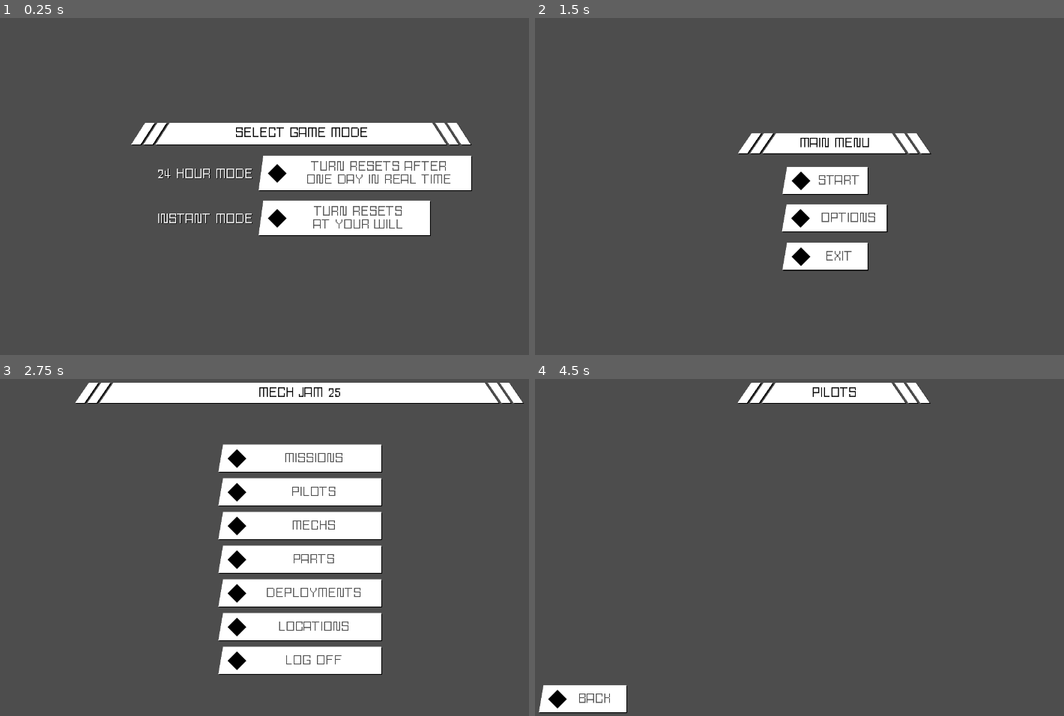
Above: before the commit, frames 1-4 (two rows, left to right).
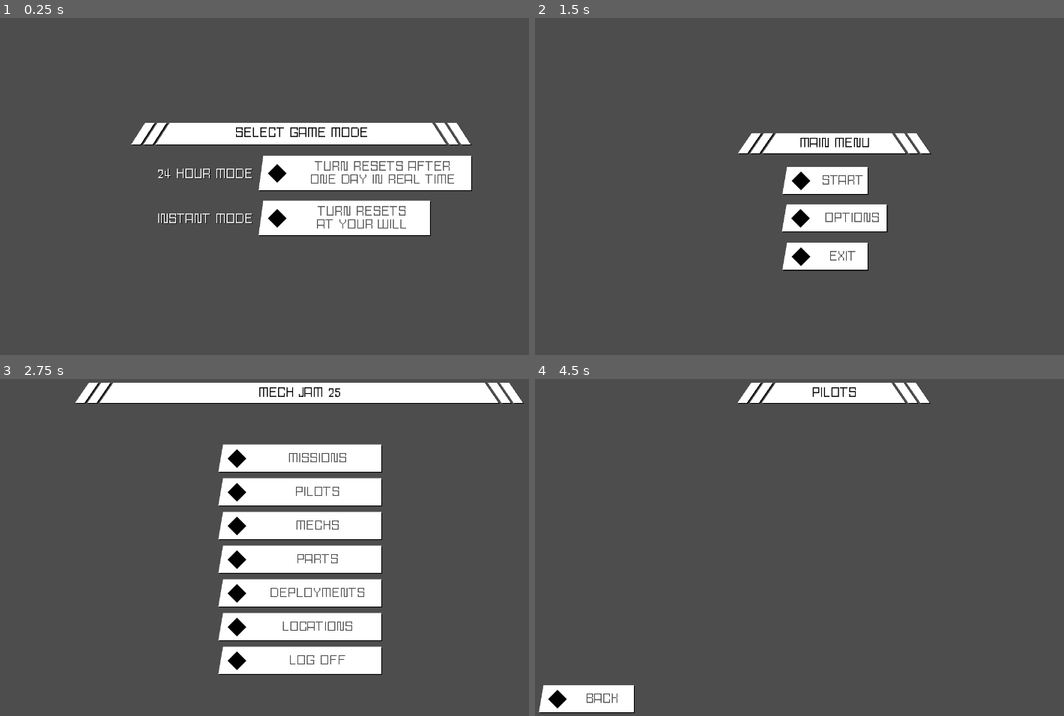
Above: after the commit, the same moments.

Repository: DevEarley/MechJam25
Game: Godot game, scene res://scenes/main-scene.tscn
Two runs of this game, one before a commit and one after it. Both use one fixed random seed, a clock stepped at 60 frames per second and the inputs below.
Inputs:
- Up to frame 1 (0.25 s): no input
- Up to frame 2 (1.5 s): tap Enter at 0.5 s; tap Space (ui_select) at 0.6, 0.77, 1.07 s; click "TURN RESETS AFTER ONE DAY IN …" at 1.25 s
- Up to frame 3 (2.75 s): click "START" at 2 s
- Up to frame 4 (4.5 s): click "MISSIONS" at 2.75 s; click "BACK" at 3.5 s; click "PILOTS" at 4.25 s

The runs differ from the first frame. In frame 1, 1.1% of the frame differs, in the area x 58-86%, y 42-63%; in frame 2, 0.3%; in frame 3, 0.9%; in frame 4, 0.2%.

Commit message:
update for charles

Diff:
--- /dev/null
+++ b/data/mechs_data.cfg
@@ -0,0 +1,18 @@
+[DEFAULTS]
+
+NUMBER_OF_MECHS=10
+
+MECH_0_ID=0
+MECH_0_NAME="OCELOT"
+MECH_0_COST=10000
+MECH_0_BASE_HEALTH=4
+MECH_0_CURRENT_HEALTH=4
+MECH_0_MISSION=1
+MECH_0_STATUS=1 #0=for sale,1=in garage, 2=on_mission, 3=destroyed
+MECH_0_FLAVOR="Great for special ops."
+MECH_0_TYPE=1 #0=defensive,1=special ops,2=aerial
+MECH_0_COMPATIBLE_ENVIRONMENTS=[0,1,2] #Array[ENVIRONMENT_TYPES]  0=swamp,1=underwater, 2=space, ...
+MECH_0_ADDITIONAL_ODDS_OF_SUCCESS=1
+MECH_0_ADDITIONAL_ODDS_OF_FAILURE=1
+MECH_0_ODDS_OF_SUCCESS_REQUIREMENT=2
+MECH_0_ODDS_OF_FAILURE_REQUIREMENT=1
--- /dev/null
+++ b/data/parts_data.cfg
@@ -0,0 +1,25 @@
+[DEFAULTS]
+
+NUMBER_OF_PARTS=10
+
+PART_0_ID=0
+PART_0_NAME="Sword"
+PART_0_FLAVOR="Sharp."
+PART_0_RECYCLE_POWER = 1
+PART_0_SELLING_PRICE = 10
+PART_0_ADDITIONAL_ODDS_OF_SUCCESS = 2 # so if the odds are 1:6 failure, now they are 1:8
+PART_0_ADDITIONAL_ODDS_OF_FAILURE = 1 # so if the odds are 1:6 failure, now they are 1:5
+PART_0_ODDS_OF_FAILURE_REQUIREMENT = 1 #0=none, 1=If they go underwater,2=outerspace,3=...
+PART_0_ODDS_OF_SUCCESS_REQUIREMENT = 1 #0=none, 1=If they go underwater,2=outerspace,3=...
+PART_0_EQUIPTABLE = 1 #enum 0=no, 1 = yes to any type, 2 = only defensive mech-type , 3 = only spcial-op mech-type , 3 = only aerial mech-type
+
+PART_1_ID=0
+PART_1_NAME="Bolts"
+PART_1_FLAVOR="A random assortment."
+PART_1_RECYCLE_POWER = 10
+PART_1_SELLING_PRICE = 0
+PART_1_ADDITIONAL_ODDS_OF_SUCCESS = 0
+PART_1_ADDITIONAL_ODDS_OF_FAILURE = 0
+PART_1_ODDS_OF_FAILURE_REQUIREMENT = 0
+PART_1_ODDS_OF_SUCCESS_REQUIREMENT = 0
+PART_1_EQUIPTABLE = 0
--- /dev/null
+++ b/data/pilots_data.cfg
@@ -0,0 +1,14 @@
+[DEFAULTS]
+
+NUMBER_OF_PILOTS=10
+
+PILOT_0_ID=0
+PILOT_0_NAME="Jack"
+PILOT_0_COST=1000
+PILOT_0_MISSION=1
+PILOT_0_STATUS=1 #0=for hire,1=hired, 2=on_mission, 3=dead
+PILOT_0_FLAVOR="Loves Jill and exploring space. Is afraid of deep water."
+PILOT_0_ADDITIONAL_ODDS_OF_SUCCESS=1
+PILOT_0_ADDITIONAL_ODDS_OF_FAILURE=1
+PILOT_0_ODDS_OF_SUCCESS_REQUIREMENT=2
+PILOT_0_ODDS_OF_FAILURE_REQUIREMENT=1
--- a/globals/GLOBAL_STATE.gd
+++ b/globals/GLOBAL_STATE.gd
@@ -14,3 +14,5 @@
 var MECH_MENU:CanvasLayer;
 var CONVERSATION_SCREEN:CanvasLayer;
 var START_MENU:CanvasLayer
+
+var SPEED = 1.0
--- /dev/null
+++ b/globals/GLOBAL_WAIT.gd
@@ -0,0 +1,31 @@
+extends Node
+
+var current_timers=[];
+
+func _input(event:InputEvent):
+	if(event.is_action_released("ui_select")):
+		for timer:Timer in current_timers:
+			timer.emit_signal("timeout")
+
+func get_current_timers()->int:
+	return current_timers.size()
+
+func for_seconds(seconds: float,skippable=false) -> void: #unskippable
+	var current_timer = Timer.new()
+	add_child(current_timer)
+	if(skippable):
+		current_timers.push_back(current_timer);
+	current_timer.start(seconds / STATE.SPEED)
+	await current_timer.timeout
+	if(skippable):
+		current_timers.erase(current_timer);
+	current_timer.queue_free()
+
+func for_animation(Animation_Player:AnimationPlayer) -> void:
+	var current_timer = Timer.new()
+	add_child(current_timer)
+	current_timers.push_back(current_timer);
+	current_timer.start(Animation_Player.current_animation_length / STATE.SPEED)
+	await current_timer.timeout
+	current_timers.erase(current_timer);
+	current_timer.queue_free()
--- /dev/null
+++ b/materials/world_mat.tres
@@ -0,0 +1,9 @@
+[gd_resource type="ShaderMaterial" load_steps=3 format=3 uid="uid://b1vqp2jv6egmn"]
+
+[ext_resource type="Shader" uid="uid://c013mj5wqs6fo" path="res://shaders/world_shader.tres" id="1_7ayl2"]
+[ext_resource type="Texture2D" uid="uid://ch4hii84rx6mi" path="res://textures/gradients.png" id="2_tkgga"]
+
+[resource]
+render_priority = 0
+shader = ExtResource("1_7ayl2")
+shader_parameter/Texture2DParameter = ExtResource("2_tkgga")
--- a/project.godot
+++ b/project.godot
@@ -19,6 +19,7 @@
 
 SCALED_UI="*res://globals/GLOBAL_SCALED_UI.gd"
 STATE="*res://globals/GLOBAL_STATE.gd"
+WAIT="*res://globals/GLOBAL_WAIT.gd"
 
 [display]
 
--- a/scenes/parts-menu.tscn
+++ b/scenes/parts-menu.tscn
@@ -1,14 +1,52 @@
-[gd_scene load_steps=4 format=3 uid="uid://bkoa56i1h4muo"]
+[gd_scene load_steps=10 format=3 uid="uid://bkoa56i1h4muo"]
 
 [ext_resource type="Script" uid="uid://bxy3br0irscae" path="res://scripts/add-self-to-scaled-ui.gd" id="1_a7qba"]
 [ext_resource type="PackedScene" uid="uid://c4koj71ge37td" path="res://prefabs/back_button.tscn" id="2_2dqvc"]
 [ext_resource type="PackedScene" uid="uid://bunfxp7cx281n" path="res://prefabs/title-bar-wide.tscn" id="2_ardf4"]
+[ext_resource type="PackedScene" uid="uid://dpgf5w3yji5il" path="res://parts-3D/heat-blade.glb" id="3_6v034"]
+[ext_resource type="Theme" uid="uid://nowk0pjebs75" path="res://themes/left-hand-button.tres" id="4_6v034"]
+[ext_resource type="Environment" uid="uid://c7ssmhiiplyg8" path="res://world_environment.tres" id="4_d1idq"]
+
+[sub_resource type="Animation" id="Animation_d1idq"]
+length = 0.001
+tracks/0/type = "value"
+tracks/0/imported = false
+tracks/0/enabled = true
+tracks/0/path = NodePath("Node3D:rotation")
+tracks/0/interp = 1
+tracks/0/loop_wrap = true
+tracks/0/keys = {
+"times": PackedFloat32Array(0),
+"transitions": PackedFloat32Array(1),
+"update": 0,
+"values": [Vector3(0, 0, 0)]
+}
+
+[sub_resource type="Animation" id="Animation_6v034"]
+resource_name = "spin"
+length = 2.5
+loop_mode = 1
+tracks/0/type = "value"
+tracks/0/imported = false
+tracks/0/enabled = true
+tracks/0/path = NodePath("Node3D:rotation")
+tracks/0/interp = 1
+tracks/0/loop_wrap = true
+tracks/0/keys = {
+"times": PackedFloat32Array(0, 2.5),
+"transitions": PackedFloat32Array(1, 1),
+"update": 0,
+"values": [Vector3(0, 0, 0), Vector3(0, 6.28319, 0)]
+}
+
+[sub_resource type="AnimationLibrary" id="AnimationLibrary_qppqj"]
+_data = {
+&"RESET": SubResource("Animation_d1idq"),
+&"spin": SubResource("Animation_6v034")
+}
 
 [node name="Parts-menu" type="CanvasLayer"]
 script = ExtResource("1_a7qba")
-
-[node name="BACK_BUTTON" parent="." instance=ExtResource("2_2dqvc")]
-text = "BACK"
 
 [node name="TITLE" parent="." instance=ExtResource("2_ardf4")]
 anchors_preset = 5
@@ -20,3 +58,45 @@
 offset_bottom = 44.0
 grow_vertical = 1
 text = "[center]PARTS"
+
+[node name="SubViewportContainer" type="SubViewportContainer" parent="."]
+offset_left = 632.0
+offset_top = 64.0
+offset_right = 1232.0
+offset_bottom = 664.0
+
+[node name="SubViewport" type="SubViewport" parent="SubViewportContainer"]
+transparent_bg = true
+handle_input_locally = false
+size = Vector2i(600, 600)
+render_target_update_mode = 4
+
+[node name="Camera3D" type="Camera3D" parent="SubViewportContainer/SubViewport"]
+transform = Transform3D(1, 0, 0, 0, 0.972986, 0.230865, 0, -0.230865, 0.972986, 0, 1.93177, 3.94815)
+environment = ExtResource("4_d1idq")
+
+[node name="AnimationPlayer" type="AnimationPlayer" parent="SubViewportContainer/SubViewport"]
+libraries = {
+&"": SubResource("AnimationLibrary_qppqj")
+}
+autoplay = "spin"
+
+[node name="Node3D" type="Node3D" parent="SubViewportContainer/SubViewport"]
+
+[node name="heat-blade" parent="SubViewportContainer/SubViewport/Node3D" instance=ExtResource("3_6v034")]
+transform = Transform3D(0.976582, -0.215144, -1.5482e-08, 0.215144, 0.976582, -7.1932e-08, 3.05952e-08, 6.69166e-08, 1, 0.186366, 0.066, -1.16733e-07)
+
+[node name="ScrollContainer" type="ScrollContainer" parent="."]
+anchors_preset = 9
+anchor_bottom = 1.0
+offset_top = 56.0
+offset_right = 640.0
+offset_bottom = -74.0
+grow_vertical = 2
+
+[node name="VBoxContainer" type="VBoxContainer" parent="ScrollContainer"]
+custom_minimum_size = Vector2(640, 0)
+layout_mode = 2
+theme = ExtResource("4_6v034")
+
+[node name="BACK_BUTTON" parent="." instance=ExtResource("2_2dqvc")]
--- a/scenes/scaled-ui.tscn
+++ b/scenes/scaled-ui.tscn
@@ -8,6 +8,11 @@
 [node name="SCALED_UI" type="SubViewportContainer" parent="."]
 z_index = 999
 z_as_relative = false
+anchors_preset = 15
+anchor_right = 1.0
+anchor_bottom = 1.0
+grow_horizontal = 2
+grow_vertical = 2
 focus_mode = 0
 script = ExtResource("1_37qo7")
 
--- a/scripts/scale-sub-viewport-container.gd
+++ b/scripts/scale-sub-viewport-container.gd
@@ -13,6 +13,9 @@
 	timer.wait_time = 0.24
 	timer.timeout.connect(_on_view_port_resize_timer_timeout)
 	get_viewport().connect("size_changed", _on_viewport_resize)
+	_on_viewport_resize()
+	await WAIT.for_seconds(0.1)
+	_on_viewport_resize()
 
 func _on_viewport_resize():
 	timer.start()
--- /dev/null
+++ b/shaders/world_shader.tres
@@ -0,0 +1,174 @@
+[gd_resource type="VisualShader" load_steps=18 format=3 uid="uid://c013mj5wqs6fo"]
+
+[sub_resource type="VisualShaderNodeFloatConstant" id="VisualShaderNodeFloatConstant_evsg0"]
+constant = 16.0
+
+[sub_resource type="VisualShaderNodeClamp" id="VisualShaderNodeClamp_vn3cd"]
+default_input_values = [0, Vector3(0, 0, 0), 1, Vector3(0, 0, 0), 2, Vector3(1, 1, 1)]
+op_type = 4
+
+[sub_resource type="VisualShaderNodeVectorOp" id="VisualShaderNodeVectorOp_pus4j"]
+operator = 2
+
+[sub_resource type="VisualShaderNodeVectorCompose" id="VisualShaderNodeVectorCompose_vl8iq"]
+default_input_values = [0, 8.0, 1, 8.0, 2, 8.0]
+
+[sub_resource type="VisualShaderNodeVectorFunc" id="VisualShaderNodeVectorFunc_46w8t"]
+function = 23
+
+[sub_resource type="VisualShaderNodeVectorOp" id="VisualShaderNodeVectorOp_aoqj0"]
+operator = 3
+
+[sub_resource type="VisualShaderNodeInput" id="VisualShaderNodeInput_72vsg"]
+input_name = "color"
+
+[sub_resource type="VisualShaderNodeFloatConstant" id="VisualShaderNodeFloatConstant_olu53"]
+constant = 20.0
+
+[sub_resource type="VisualShaderNodeColorConstant" id="VisualShaderNodeColorConstant_evsg0"]
+constant = Color(0.133333, 0, 1, 1)
+
+[sub_resource type="VisualShaderNodeColorOp" id="VisualShaderNodeColorOp_vn3cd"]
+
+[sub_resource type="VisualShaderNodeTexture2DParameter" id="VisualShaderNodeTexture2DParameter_o0ysy"]
+parameter_name = "Texture2DParameter"
+
+[sub_resource type="VisualShaderNodeTexture" id="VisualShaderNodeTexture_x67dm"]
+source = 5
+
+[sub_resource type="VisualShaderNodeColorOp" id="VisualShaderNodeColorOp_n4itd"]
+default_input_values = [0, Vector3(0, 0, 0), 1, Vector3(1, 1, 1)]
+operator = 2
+
+[sub_resource type="VisualShaderNodeVectorOp" id="VisualShaderNodeVectorOp_bwwm0"]
+operator = 2
+
+[sub_resource type="VisualShaderNodeVectorCompose" id="VisualShaderNodeVectorCompose_7uxgg"]
+default_input_values = [0, 8.0, 1, 8.0, 2, 8.0]
+
+[sub_resource type="VisualShaderNodeVectorFunc" id="VisualShaderNodeVectorFunc_vpk61"]
+function = 23
+
+[sub_resource type="VisualShaderNodeVectorOp" id="VisualShaderNodeVectorOp_bphw4"]
+operator = 3
+
+[resource]
+code = "shader_type spatial;
+render_mode blend_mix, depth_draw_opaque, cull_back, diffuse_lambert, specular_schlick_ggx;
+
+uniform sampler2D Texture2DParameter;
+
+
+
+void fragment() {
+	vec4 n_out4p0;
+// Texture2D:4
+	n_out4p0 = texture(Texture2DParameter, UV);
+
+
+// FloatConstant:20
+	float n_out20p0 = 20.000000;
+
+
+// VectorCompose:17
+	vec3 n_out17p0 = vec3(n_out20p0, n_out20p0, n_out20p0);
+
+
+// VectorOp:16
+	vec3 n_out16p0 = vec3(n_out4p0.xyz) * n_out17p0;
+
+
+// VectorFunc:18
+	vec3 n_out18p0 = round(n_out16p0);
+
+
+// VectorOp:19
+	vec3 n_out19p0 = n_out18p0 / n_out17p0;
+
+
+// ColorConstant:21
+	vec4 n_out21p0 = vec4(0.133333, 0.000000, 1.000000, 1.000000);
+
+
+// Input:2
+	vec4 n_out2p0 = COLOR;
+
+
+// FloatConstant:10
+	float n_out10p0 = 16.000000;
+
+
+// VectorCompose:7
+	vec3 n_out7p0 = vec3(n_out10p0, n_out10p0, n_out10p0);
+
+
+// VectorOp:6
+	vec3 n_out6p0 = vec3(n_out2p0.xyz) * n_out7p0;
+
+
+// VectorFunc:8
+	vec3 n_out8p0 = round(n_out6p0);
+
+
+// VectorOp:9
+	vec3 n_out9p0 = n_out8p0 / n_out7p0;
+
+
+// ColorOp:22
+	vec3 n_out22p0 = vec3(1.0) - (vec3(1.0) - vec3(n_out21p0.xyz)) * (vec3(1.0) - n_out9p0);
+
+
+// ColorOp:5
+	vec3 n_out5p0 = min(vec3(n_out4p0.xyz), n_out22p0);
+
+
+// Clamp:15
+	vec3 n_in15p1 = vec3(0.00000, 0.00000, 0.00000);
+	vec3 n_in15p2 = vec3(1.00000, 1.00000, 1.00000);
+	vec3 n_out15p0 = clamp(n_out5p0, n_in15p1, n_in15p2);
+
+
+// Output:0
+	ALBEDO = n_out19p0;
+	EMISSION = n_out15p0;
+
+
+}
+"
+graph_offset = Vector2(-680.267, 10.0857)
+nodes/fragment/0/position = Vector2(1060, 240)
+nodes/fragment/2/node = SubResource("VisualShaderNodeInput_72vsg")
+nodes/fragment/2/position = Vector2(-2640, 1140)
+nodes/fragment/3/node = SubResource("VisualShaderNodeTexture2DParameter_o0ysy")
+nodes/fragment/3/position = Vector2(-1920, 180)
+nodes/fragment/4/node = SubResource("VisualShaderNodeTexture_x67dm")
+nodes/fragment/4/position = Vector2(-940, 60)
+nodes/fragment/5/node = SubResource("VisualShaderNodeColorOp_n4itd")
+nodes/fragment/5/position = Vector2(-160, 460)
+nodes/fragment/6/node = SubResource("VisualShaderNodeVectorOp_bwwm0")
+nodes/fragment/6/position = Vector2(-1460, 1040)
+nodes/fragment/7/node = SubResource("VisualShaderNodeVectorCompose_7uxgg")
+nodes/fragment/7/position = Vector2(-2440, 1480)
+nodes/fragment/8/node = SubResource("VisualShaderNodeVectorFunc_vpk61")
+nodes/fragment/8/position = Vector2(-1480, 1340)
+nodes/fragment/9/node = SubResource("VisualShaderNodeVectorOp_bphw4")
+nodes/fragment/9/position = Vector2(-1480, 1620)
+nodes/fragment/10/node = SubResource("VisualShaderNodeFloatConstant_evsg0")
+nodes/fragment/10/position = Vector2(-2900, 1540)
+nodes/fragment/15/node = SubResource("VisualShaderNodeClamp_vn3cd")
+nodes/fragment/15/position = Vector2(300, 560)
+nodes/fragment/16/node = SubResource("VisualShaderNodeVectorOp_pus4j")
+nodes/fragment/16/position = Vector2(80, -1100)
+nodes/fragment/17/node = SubResource("VisualShaderNodeVectorCompose_vl8iq")
+nodes/fragment/17/position = Vector2(-900, -660)
+nodes/fragment/18/node = SubResource("VisualShaderNodeVectorFunc_46w8t")
+nodes/fragment/18/position = Vector2(60, -800)
+nodes/fragment/19/node = SubResource("VisualShaderNodeVectorOp_aoqj0")
+nodes/fragment/19/position = Vector2(60, -520)
+nodes/fragment/20/node = SubResource("VisualShaderNodeFloatConstant_olu53")
+nodes/fragment/20/position = Vector2(-1360, -600)
+nodes/fragment/21/node = SubResource("VisualShaderNodeColorConstant_evsg0")
+nodes/fragment/21/position = Vector2(-1100, 740)
+nodes/fragment/22/node = SubResource("VisualShaderNodeColorOp_vn3cd")
+nodes/fragment/22/position = Vector2(-580, 1040)
+nodes/fragment/connections = PackedInt32Array(3, 0, 4, 2, 7, 0, 6, 1, 6, 0, 8, 0, 8, 0, 9, 0, 7, 0, 9, 1, 10, 0, 7, 0, 10, 0, 7, 1, 10, 0, 7, 2, 2, 0, 6, 0, 5, 0, 15, 0, 15, 0, 0, 5, 17, 0, 16, 1, 16, 0, 18, 0, 18, 0, 19, 0, 17, 0, 19, 1, 20, 0, 17, 0, 20, 0, 17, 1, 20, 0, 17, 2, 4, 0, 16, 0, 19, 0, 0, 0, 4, 0, 5, 0, 9, 0, 22, 1, 21, 0, 22, 0, 22, 0, 5, 1)
--- a/themes/left-hand-button.tres
+++ b/themes/left-hand-button.tres
@@ -22,6 +22,7 @@
 Button/colors/icon_hover_color = Color(0.76, 0.76, 0.76, 1)
 Button/colors/icon_normal_color = Color(0, 0, 0, 1)
 Button/colors/icon_pressed_color = Color(0, 1, 0.666667, 1)
+Button/constants/h_separation = 20
 Button/font_sizes/font_size = 32
 Button/fonts/font = ExtResource("1_limxw")
 Button/icons/icon = SubResource("AtlasTexture_2bgus")
@@ -36,3 +37,4 @@
 RichTextLabel/colors/default_color = Color(0, 0, 0, 1)
 RichTextLabel/font_sizes/normal_font_size = 32
 RichTextLabel/fonts/normal_font = ExtResource("1_limxw")
+VBoxContainer/constants/separation = 25
--- /dev/null
+++ b/world_environment.tres
@@ -0,0 +1,5 @@
+[gd_resource type="Environment" format=3 uid="uid://c7ssmhiiplyg8"]
+
+[resource]
+ambient_light_source = 2
+ambient_light_color = Color(1, 1, 1, 1)
Not shown, changed: credits.txt
Not shown, added: export_presets.cfg
Not shown, added: globals/GLOBAL_WAIT.gd.uid
Binary file added: parts-3D/heat-blade.glb
Not shown, added: parts-3D/heat-blade.glb.import
Binary file added: textures/gradients.png
Not shown, added: textures/gradients.png.import
Not shown, added: parts-3D/heat-blade.wings
Not shown, added: parts-3D/heat-blade.wings~
